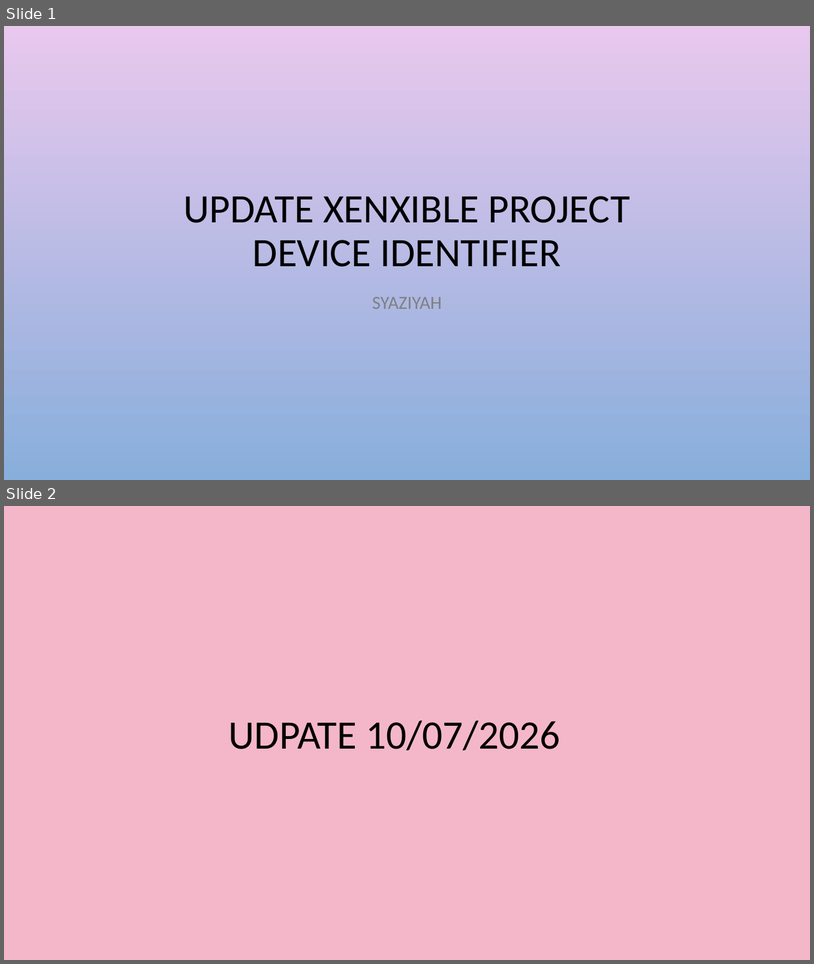
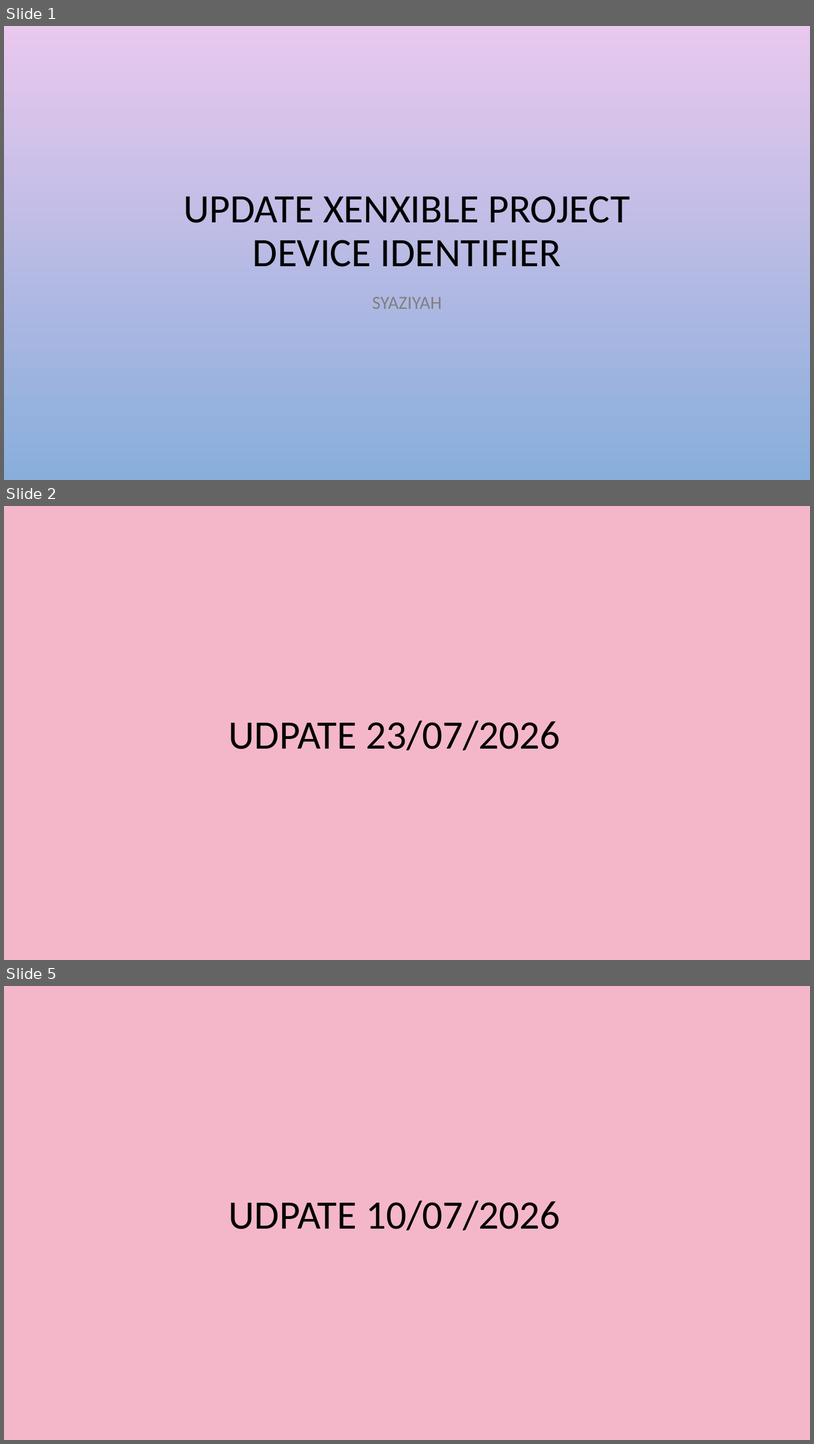
Before and after one commit to Syaziyah30/DeviceCluster, a slide deck: 1.training_model/supplementary/Device Identifier 20260717.pptx. Shown one above the other, each under a label of ours: slides 1 and 2 before the commit, slides 1, 2 and 5 after it; the slides between them are not shown. The pictures are 814x964 and 814x1444 pixels, drawn with LibreOffice and Linux fonts; fonts in the diff are those of the drawing; background and template pictures are left out. Boxes give left, top, right and bottom in pixels: in the first picture for what was removed or moved away, otherwise in the second. Text is boxed around its words. In the diff, an @@ line names an element or a change of style, - is before the commit and + after.

```diff
--- a/1.training_model/supplementary/Device Identifier 20260717.pptx
+++ b/1.training_model/supplementary/Device Identifier 20260717.pptx
@@ slide 2 added at [4,506,810,960], background #F4B7CA @@
@@ text added at [229,720,560,750], 48 pt, text #000000 @@
+UDPATE 23/07/2026
@@ what was slide 2 is now slide 5 @@
```
Also in this commit, not shown: 2 other slides added, 2 other files.
